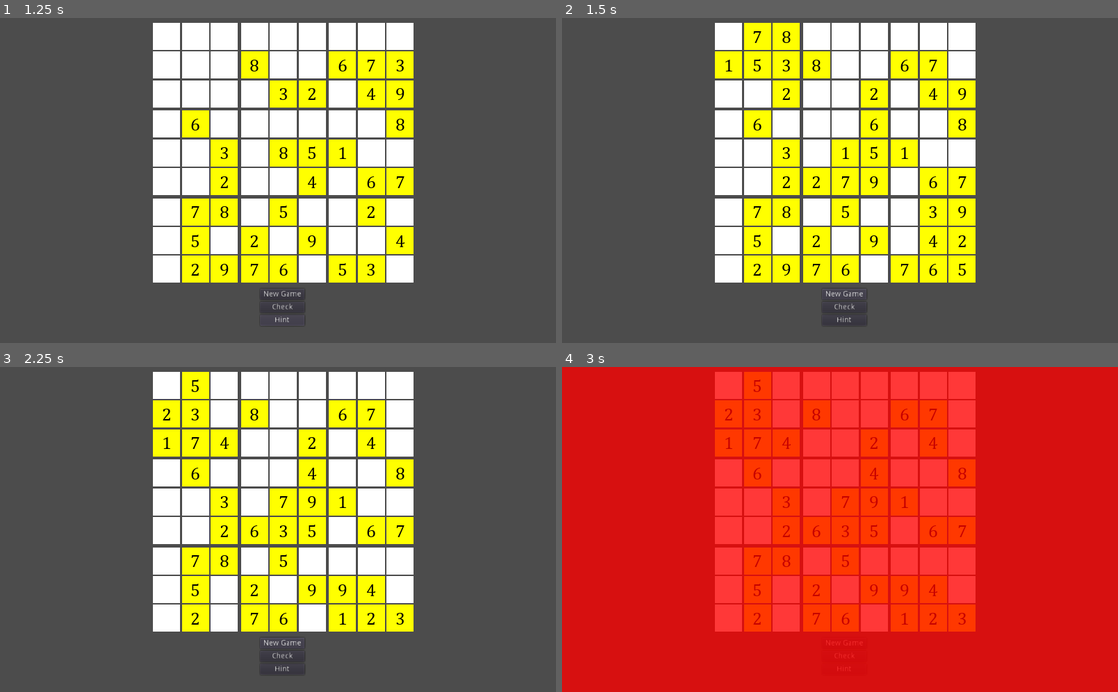
Above: before the commit, frames 1-4 (two rows, left to right).
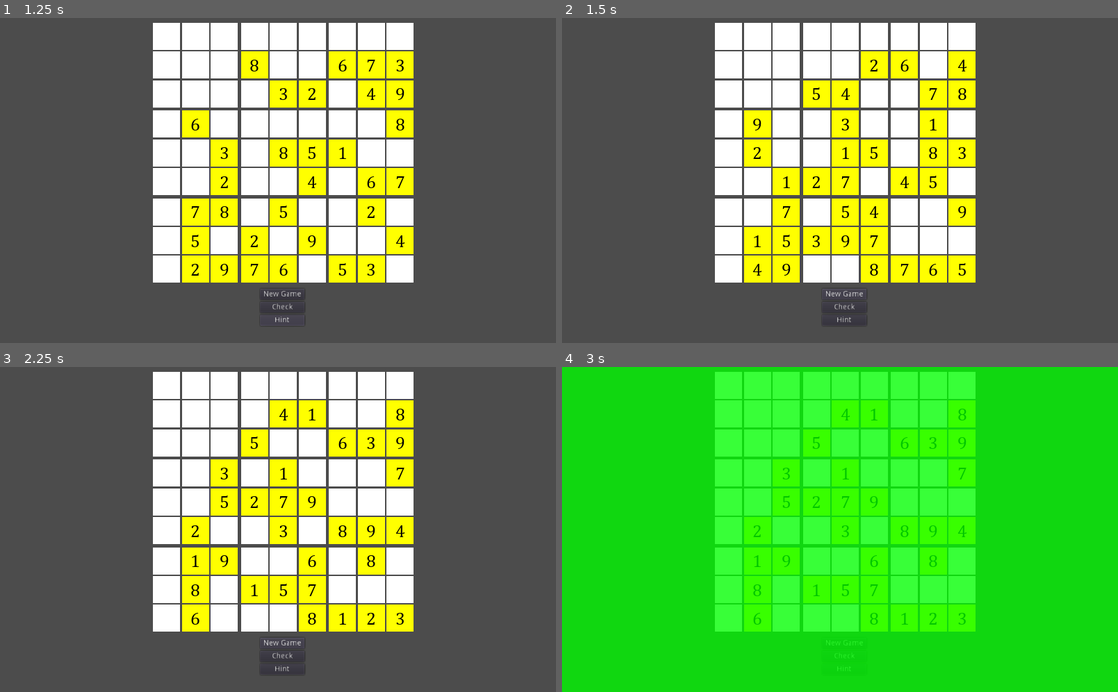
Above: after the commit, the same moments.

Repository: Yemm-Ps1/SudokuJohn
Game: Godot game, scene res://scenes/Game.tscn
The game is run twice, just before and just after one commit, with the same random seed, the same clock (stepped at 60 frames per second) and the same inputs.
Inputs:
- Up to frame 1 (1.25 s): click "Hint" at 0.5 s
- Up to frame 2 (1.5 s): click "New Game" at 1.25 s
- Up to frame 3 (2.25 s): click "New Game" at 2 s
- Up to frame 4 (3 s): click "Check" at 2.75 s

Frame 1 is identical in both runs. In frame 2, 15% of the frame differs, in the area x 27-75%, y 1-82%; in frame 3, 15%; in frame 4, 100%, in the area x 0-100%, y 0-100%.

Commit message:
fixes.

Diff:
--- a/scenes/Game.gd
+++ b/scenes/Game.gd
@@ -43,4 +43,4 @@
 		check_rect.visible = false
 
 func _on_Hint_pressed():
-	pass # Replace with function body.
+	sudoku.get_single_candidate()
--- a/scenes/Sudoku.gd
+++ b/scenes/Sudoku.gd
@@ -47,8 +47,11 @@
 func _ready():
 	initialize_game(sudoku_seed)
 
-func _get_single_candidate():
-	pass
+func get_single_candidate():
+	for x in row:
+		for y in col:
+			if numbers[x][y] == null:
+				print(x, y)
 
 func check_errors():
 	var duped = false
@@ -96,8 +99,13 @@
 			panel.rect_position = Vector2(size * y, size * x) + Vector2(offset_x, offset_y)
 			add_child(panel)
 
+func _clear_numbers():
+	for x in row:
+		for y in col:
+			numbers[x][y] = null
 
 func _init_numbers():
+	_clear_numbers()
 	for n in 3:
 		var candidates = [1, 2, 3, 4, 5, 6, 7, 8, 9]
 		candidates.shuffle()
@@ -123,8 +131,9 @@
 
 
 func _fill_empty():
-	var x = _get_empty()[0]
-	var y = _get_empty()[1]
+	var empty = _get_empty()
+	var x = empty[0]
+	var y = empty[1]
 	if !x and !y:
 		return true
 
